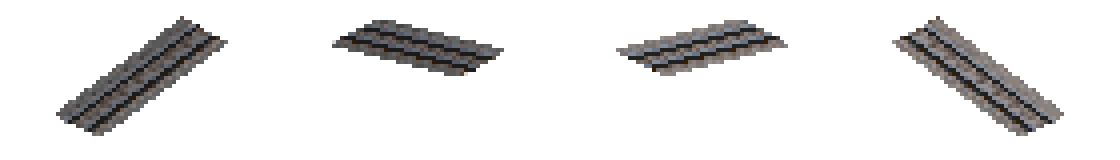
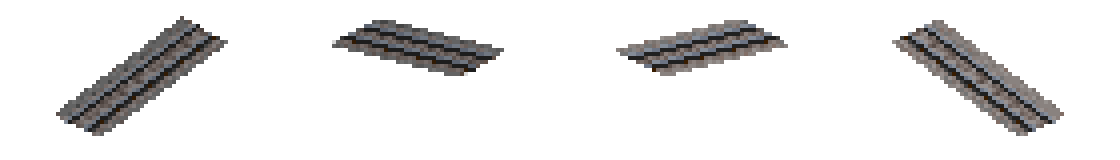
Revision of a layered 1120px x 160px image; what changed, layer by layer:
removed layer "Layer 3" (was 12%) over [60, 24, 480, 132]
painted on "Layer 5" over [180, 16, 940, 24]
